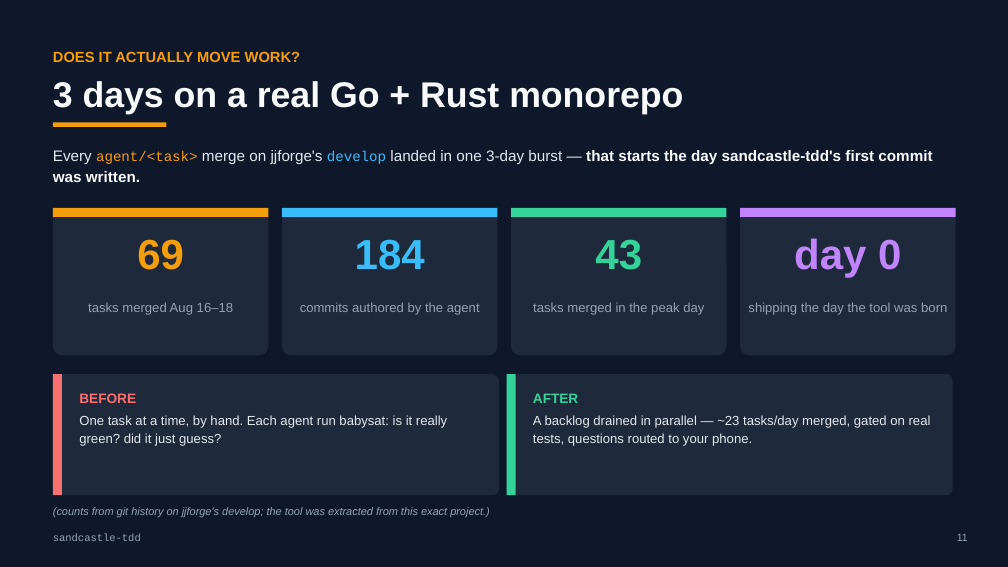
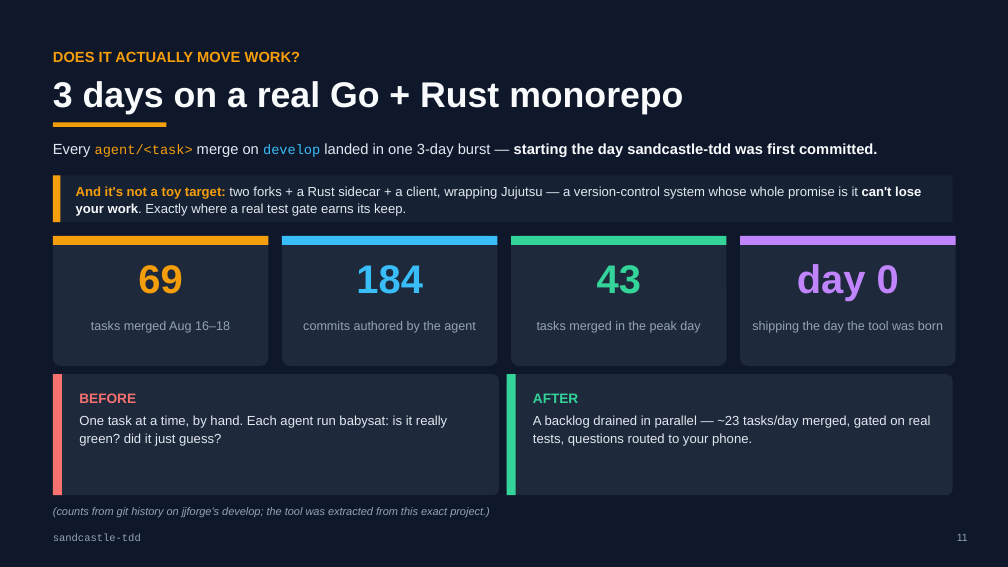
Before and after one commit to jjforge/vetinari, a slide deck: slide 12 of sandcastle-tdd-deck.pptx. Drawn at 1008x567 pixels with LibreOffice and Linux fonts; fonts in the diff are those of the drawing. Boxes give left, top, right and bottom in pixels: in the first picture for what was removed or moved away, otherwise in the second. Text is boxed around its words. In the diff, an @@ line names an element or a change of style, - is before the commit and + after.

```diff
--- a/sandcastle-tdd-deck.pptx
+++ b/sandcastle-tdd-deck.pptx
@@ text at [53, 143, 877, 157]: text changed; size 14.5 to 14 pt @@
-Every agent/<task> merge on jjforge's develop landed in one 3-day burst — that starts the day sandcastle-tdd's first commit was written.
+Every agent/<task> merge on develop landed in one 3-day burst — starting the day sandcastle-tdd was first committed.
@@ rounded rectangle added at [53, 175, 953, 222], fill #162133 @@
@@ rectangle added at [53, 175, 60, 222], fill #F59E0B @@
@@ text added at [76, 186, 921, 216], 12.5 pt, text #E2E8F0 @@
+And it's not a toy target: two forks + a Rust sidecar + a client, wrapping Jujutsu — a version-control system whose whole promise is it can't lose your work. Exactly where a real test gate earns its keep.
@@ rounded rectangle: place and size @@
-rounded rectangle at [53, 208, 268, 355]
+rounded rectangle at [53, 236, 268, 366]
@@ rounded rectangle: place and size @@
-rounded rectangle at [282, 208, 498, 355]
+rounded rectangle at [282, 236, 498, 366]
@@ rounded rectangle: place and size @@
-rounded rectangle at [511, 208, 727, 355]
+rounded rectangle at [511, 236, 727, 366]
@@ rounded rectangle: place and size @@
-rounded rectangle at [740, 208, 956, 355]
+rounded rectangle at [740, 236, 956, 366]
@@ 4 rectangles: place and size @@
-4 rectangles at [53, 208, 956, 217]
+4 rectangles at [53, 236, 956, 245]
@@ text "69": place and size @@
-text "69" at [137, 239, 184, 270]
+text "69" at [138, 265, 182, 294]
@@ text "184": place and size @@
-text "184" at [355, 239, 425, 270]
+text "184" at [356, 265, 423, 294]
@@ text "43": place and size @@
-text "43" at [595, 239, 642, 270]
+text "43" at [597, 265, 641, 294]
@@ size 40 to 38 pt in 4 elements at [138, 265, 182, 294], [356, 265, 423, 294], [597, 265, 641, 294], [797, 264, 899, 301] @@
@@ text "day 0": place and size @@
-text "day 0" at [794, 238, 901, 278]
+text "day 0" at [797, 264, 899, 301]
@@ text "tasks merged Aug 16–18": place and size @@
-text "tasks merged Aug 16–18" at [88, 302, 233, 315]
+text "tasks merged Aug 16–18" at [91, 321, 230, 333]
@@ text "commits authored by the agent": place and size @@
-text "commits authored by the agent" at [300, 302, 480, 315]
+text "commits authored by the agent" at [303, 321, 475, 333]
@@ text "tasks merged in the peak ...": place and size @@
-text "tasks merged in the peak ..." at [533, 302, 704, 315]
+text "tasks merged in the peak ..." at [537, 321, 700, 333]
@@ size 12.5 to 12 pt in 4 elements at [91, 321, 230, 333], [303, 321, 475, 333], [537, 321, 700, 333], [752, 321, 943, 333] @@
@@ text "shipping the day the tool ...": place and size @@
-text "shipping the day the tool ..." at [748, 302, 947, 315]
+text "shipping the day the tool ..." at [752, 321, 943, 333]
```
Also in this commit, not shown: 1 other slide changed.
